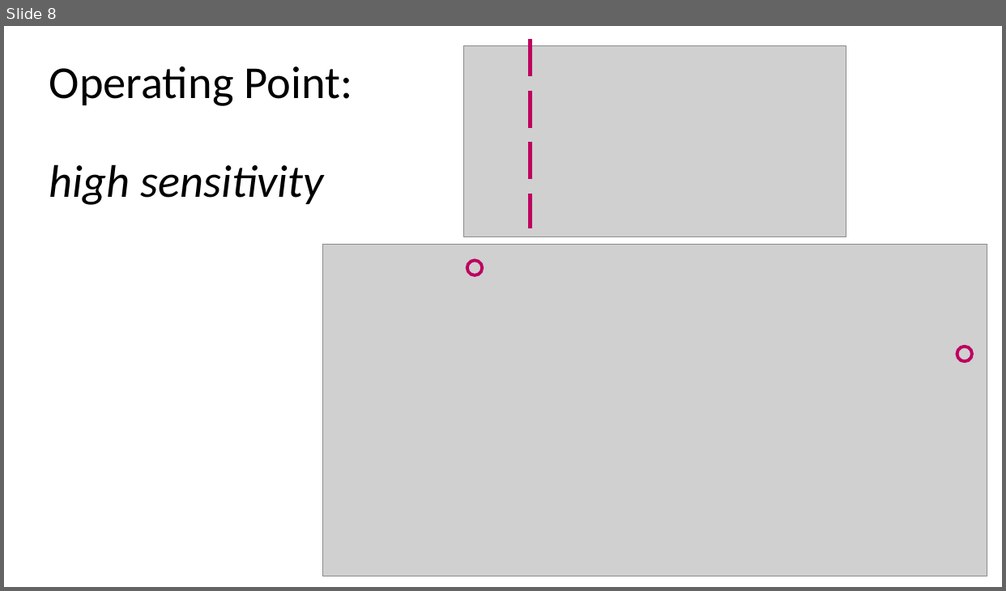
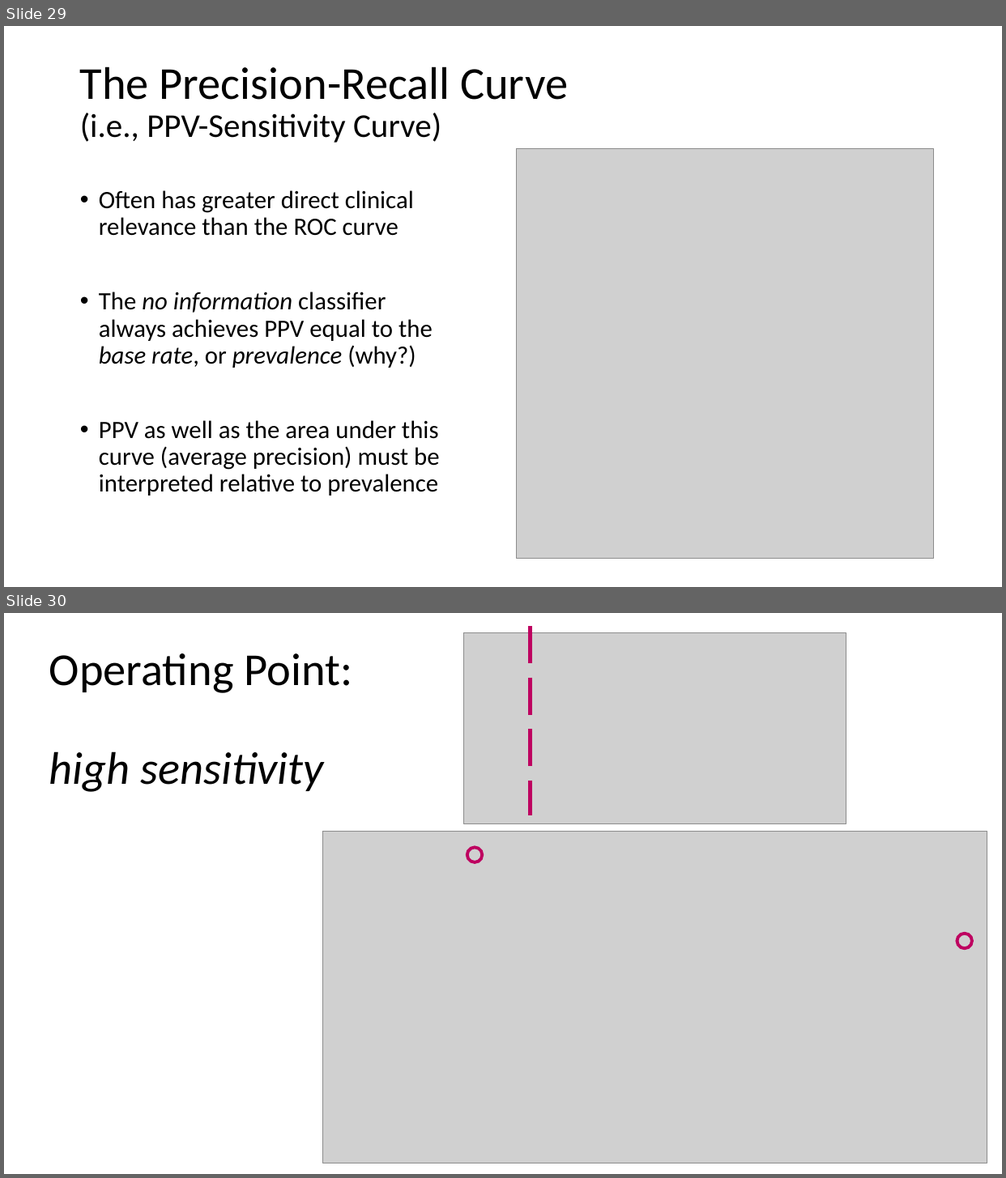
Before and after one commit to mengelhard/mmci_applied_ds, a slide deck: lectures/ll3.pptx. Shown one above the other, each under a label of ours: slide 8 before the commit, slides 29 and 30 after it. The pictures are 1006x591 and 1006x1178 pixels, drawn with LibreOffice and Linux fonts; fonts in the diff are those of the drawing; grey boxes stand for pictures. Boxes give left, top, right and bottom in pixels: in the first picture for what was removed or moved away, otherwise in the second. Text is boxed around its words. In the diff, an @@ line names an element or a change of style, - is before the commit and + after.

```diff
--- a/lectures/ll3.pptx
+++ b/lectures/ll3.pptx
@@ slide 29 added at bbox=[4, 26, 1002, 587], background #FFFFFF @@
@@ title added at bbox=[80, 66, 568, 143], 32 pt, text #000000 @@
+The Precision-Recall Curve
+(i.e., PPV-Sensitivity Curve)
@@ picture added at bbox=[516, 149, 933, 558] @@
@@ text added at bbox=[99, 190, 439, 496], 24 pt, text #000000 @@
+• Often has greater direct clinical relevance than the ROC curve
+• The no information classifier always achieves PPV equal to the base rate, or prevalence (why?)
+• PPV as well as the area under this curve (average precision) must be interpreted relative to prevalence
@@ what was slide 8 is now slide 30 @@
```
Also in this commit, not shown: 5 slides changed, 22 other slides added, 4 slides removed, 1 other file.
